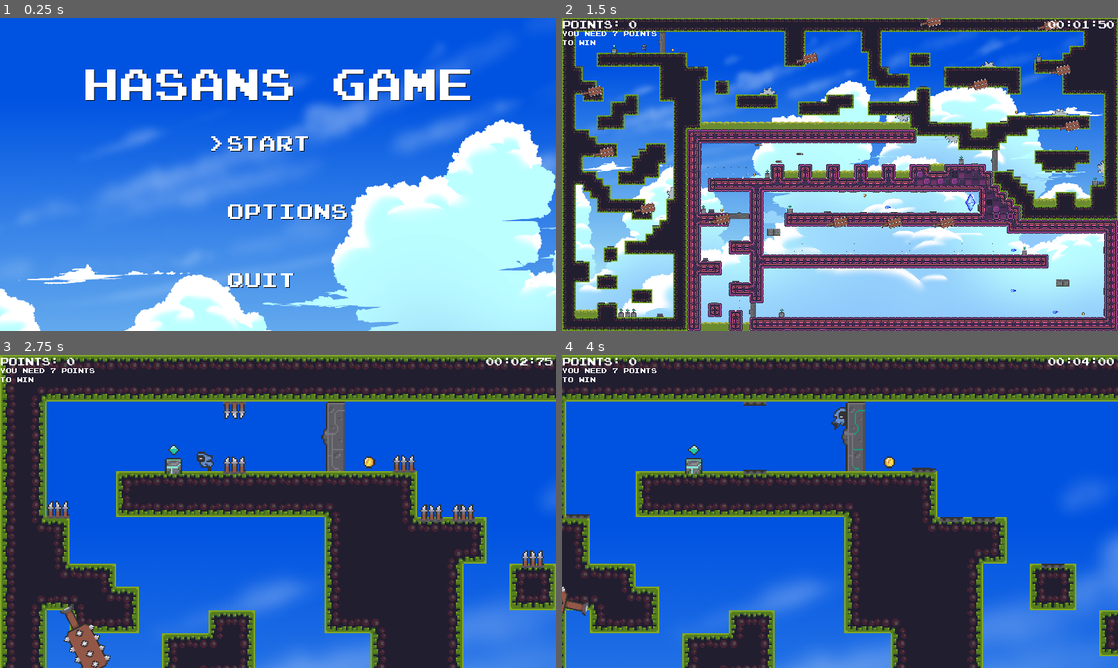
Above: before the commit, frames 1-4 (two rows, left to right).
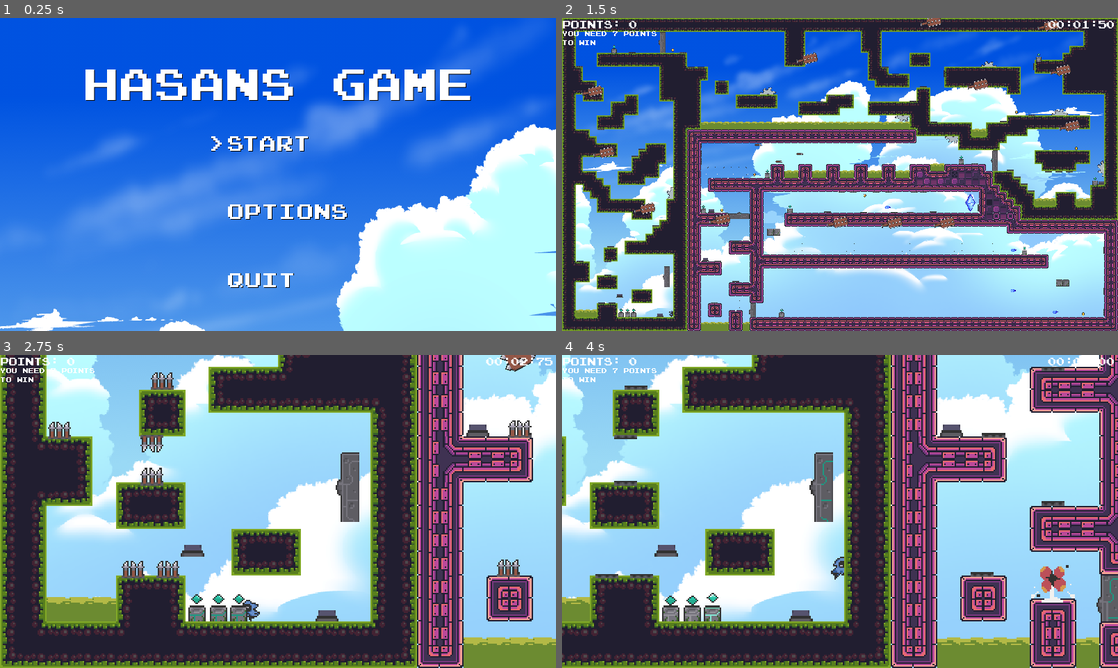
Above: after the commit, the same moments.

Repository: hasshe94/GodotPlatformer
Game: Godot game, scene res://Scenes/MainMenu.tscn
Two runs of this game, one before a commit and one after it. Both use one fixed random seed, a clock stepped at 60 frames per second and the inputs below. Sound files missing from this copy of the repository are replaced by a short silence.
Inputs:
- Up to frame 1 (0.25 s): no input
- Up to frame 2 (1.5 s): tap Enter (ui_accept) at 0.5 s; hold D (right) from 0.53 s (still down); tap Z (zoom) at 0.6, 1.35 s; tap Space (Jump) at 0.77 s
- Up to frame 3 (2.75 s): tap Space (Jump) at 1.52 s; release D (right) at 2.03 s; hold A (left) from 2.03 s (still down); tap Z (zoom) at 2.1 s
- Up to frame 4 (4 s): release A (left) at 2.78 s; hold D (right) from 2.78 s (still down); tap Z (zoom) at 2.85, 3.6 s; tap Space (Jump) at 3.02, 3.77 s

The runs differ from the first frame. In frame 1, 19% of the frame differs, in the area x 0-100%, y 4-100%; in frame 2, 0.1%; in frame 3, 86%; in frame 4, 90%, in the area x 0-100%, y 0-100%.

Commit message:
I updated player hitbox and fixed door and button
for the door and button I keyframed an animation so the button could go down

Diff:
--- a/Scenes/DoorAndButton.tscn
+++ b/Scenes/DoorAndButton.tscn
@@ -14,36 +14,6 @@
 
 [sub_resource type="RectangleShape2D" id=33]
 extents = Vector2( 7, 24 )
-
-[sub_resource type="Animation" id=34]
-resource_name = "ButtonDown"
-tracks/0/type = "value"
-tracks/0/path = NodePath("Button:texture")
-tracks/0/interp = 1
-tracks/0/loop_wrap = true
-tracks/0/imported = false
-tracks/0/enabled = true
-tracks/0/keys = {
-"times": PoolRealArray( 0 ),
-"transitions": PoolRealArray( 1 ),
-"update": 1,
-"values": [ ExtResource( 2 ) ]
-}
-
-[sub_resource type="Animation" id=35]
-resource_name = "ButtonUp"
-tracks/0/type = "value"
-tracks/0/path = NodePath("Button:texture")
-tracks/0/interp = 1
-tracks/0/loop_wrap = true
-tracks/0/imported = false
-tracks/0/enabled = true
-tracks/0/keys = {
-"times": PoolRealArray( 0 ),
-"transitions": PoolRealArray( 1 ),
-"update": 1,
-"values": [ ExtResource( 3 ) ]
-}
 
 [sub_resource type="Animation" id=36]
 resource_name = "DoorClosed"
@@ -96,6 +66,18 @@
 "update": 1,
 "values": [ false ]
 }
+tracks/4/type = "value"
+tracks/4/path = NodePath("Button:texture")
+tracks/4/interp = 1
+tracks/4/loop_wrap = true
+tracks/4/imported = false
+tracks/4/enabled = true
+tracks/4/keys = {
+"times": PoolRealArray( 0 ),
+"transitions": PoolRealArray( 1 ),
+"update": 1,
+"values": [ ExtResource( 3 ) ]
+}
 
 [sub_resource type="Animation" id=37]
 resource_name = "DoorOpen"
@@ -148,6 +130,18 @@
 "update": 1,
 "values": [ false, true ]
 }
+tracks/4/type = "value"
+tracks/4/path = NodePath("Button:texture")
+tracks/4/interp = 1
+tracks/4/loop_wrap = true
+tracks/4/imported = false
+tracks/4/enabled = true
+tracks/4/keys = {
+"times": PoolRealArray( 0 ),
+"transitions": PoolRealArray( 1 ),
+"update": 1,
+"values": [ ExtResource( 2 ) ]
+}
 
 [sub_resource type="Animation" id=38]
 length = 0.001
@@ -249,8 +243,6 @@
 shape = SubResource( 33 )
 
 [node name="AnimationPlayer" type="AnimationPlayer" parent="."]
-anims/ButtonDown = SubResource( 34 )
-anims/ButtonUp = SubResource( 35 )
 anims/DoorClosed = SubResource( 36 )
 anims/DoorOpen = SubResource( 37 )
 anims/RESET = SubResource( 38 )
--- a/Scenes/MainMenu.tscn
+++ b/Scenes/MainMenu.tscn
@@ -43,8 +43,8 @@
 script = ExtResource( 2 )
 
 [node name="Sprite" type="Sprite" parent="."]
-position = Vector2( 1117, 630 )
-scale = Vector2( 1.16562, 1.18519 )
+position = Vector2( 1183, 748 )
+scale = Vector2( 1.34583, 1.50741 )
 texture = ExtResource( 3 )
 
 [node name="CenterContainer" type="CenterContainer" parent="."]
--- a/Scenes/Player.tscn
+++ b/Scenes/Player.tscn
@@ -158,9 +158,9 @@
 [node name="DeathZone" type="Area2D" parent="."]
 
 [node name="DeathArea" type="CollisionPolygon2D" parent="DeathZone"]
-polygon = PoolVector2Array( -3, -6, 4, -6, 3, 2, 1, 3, 1, 4, -2, 4, -2, 5, -3, 5, -3, 4, -5, 4, -5, 2, -4, 2, -4, -6 )
+polygon = PoolVector2Array( -3, -6, 3, -6, 3, 8, 1, 8, 1, 4, -2, 4, -3, 8, -4, 8, -4, 5, -5, 4, -5, 2, -4, 2, -4, 0.328872, -4, -5 )
 
-[node name="HitBox" type="CollisionPolygon2D" parent="."]
-polygon = PoolVector2Array( -2, -6, -1, -6, -1, -7, 2, -7, 2, -6, 3, -6, 3, -3, 2, 3, 2, 4, 2, 7, 1, 7, 1, 5, -1, 5, -1, 6, -2, 6, -2, 7, -3, 7, -3, 6, -3, 5, -3, -6 )
+[node name="CollisionPolygon2D" type="CollisionPolygon2D" parent="."]
+polygon = PoolVector2Array( -3, -7, -1, -7, -1, -8, 2, -8, 2, -7, 3, -7, 3, -6, 3, -5, 3, -4, 3, -3, 3, 2, 3, 3, 3, 6, 3, 7, 3, 8, 1, 8, 1, 4, 0, 4, -1, 4, -3, 4, -3, 8, -4, 8, -4, 6, -5, 1, -4, 1, -4, 0, -4, -1, -4, -2, -4, -3, -4, -4, -4, -4, -4, -6, -3, -6 )
 
 [connection signal="area_entered" from="DeathZone" to="." method="_on_DeathZone_area_entered"]
--- a/Scenes/World.tscn
+++ b/Scenes/World.tscn
@@ -1607,7 +1607,7 @@
 script = ExtResource( 17 )
 
 [node name="Player" parent="." instance=ExtResource( 1 )]
-position = Vector2( 110, 68 )
+position = Vector2( 190, 604 )
 
 [node name="SpinningBlades" type="Node2D" parent="."]
 
@@ -1954,6 +1954,9 @@
 anims/DoorClosed = SubResource( 94 )
 anims/DoorOpen = SubResource( 95 )
 anims/RESET = SubResource( 96 )
+
+[node name="DoorAndButton4" parent="DoorAndButtons" instance=ExtResource( 5 )]
+position = Vector2( 240, 595 )
 
 [node name="StaticBody2D" type="StaticBody2D" parent="."]
 
Renamed: Scenes/GUI.tscn -> Failed/GUI.tscn
Not shown: 1 places in Scenes/DoorAndButton.tscn that only renumber resources
